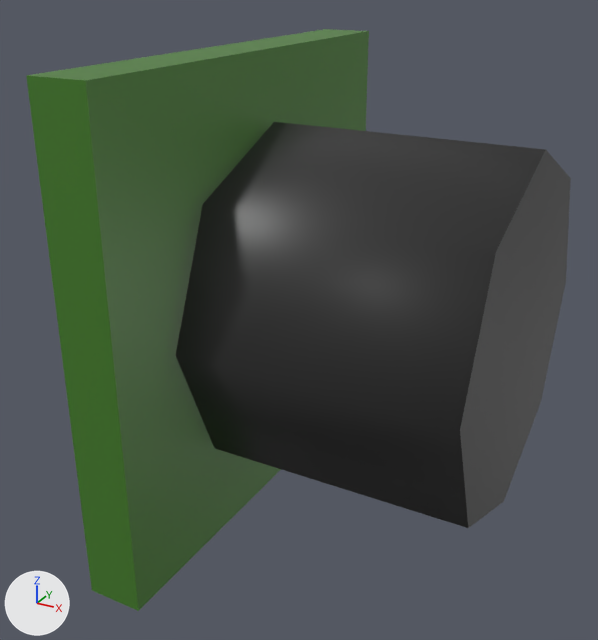
The COLLADA model pandora_sensors_description/meshes/thermal_sensor/thermal_small.dae: old version first, new version second.
The view is the same before and after, from a 50 mm camera at (0.0219, -0.0318, 0.0147) aimed at (0.0052, -0.0015, -0.0005). Arrows for +X, +Y and +Z are at lower left; the lights stay in place. Where no turn or scale is listed for an object, it has been applied to the vertices.

Script lines for the objects in view, before the commit:
```python
me_plane_001 = bpy.data.meshes.new('Plane.001')
me_plane_001.from_pydata(...)  # 25 vertices, 36 faces; spans x 0.0..0.015, y -0.011..0.011, z -0.011..0.011
# faces by material slot: [12, 24]
me_plane_001.materials.append(mat_pcb_green_001)  # dark green #437c25
me_plane_001.materials.append(mat_sonar_black_001)  # black #2c2c2c
ob_plane = bpy.data.objects.new('Plane', me_plane_001)
ob_plane.location = (0.0, 0.0, 0.0)
```
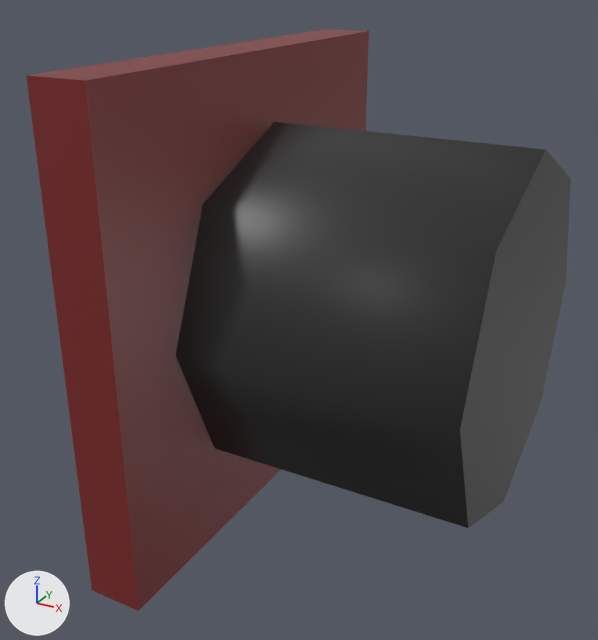
The edits, one by one:
Material 'PCB_Red_001' (mat_pcb_red_001) is new.
Its base color is (0.203, 0.0181, 0.0181) (dark red #7c2525).
Its roughness is 0.44.
me_plane_001 has 25 vertices, 36 faces and spans x 0.0..0.015, y -0.011..0.011, z -0.011..0.011.
me_plane_001 is used by ob_plane; location (0.0, 0.0, 0.0).
me_plane_001 part 1: all 12 faces that had it switch from mat_pcb_green_001 (dark green #437c25) to mat_pcb_red_001 (dark red #7c2525).

What differs and where, as boxes [x1, y1, x2, y2] in the pictures (598 x 640 px):
part 1 of me_plane_001, recoloured (green to red): [26, 29, 369, 611] in both
